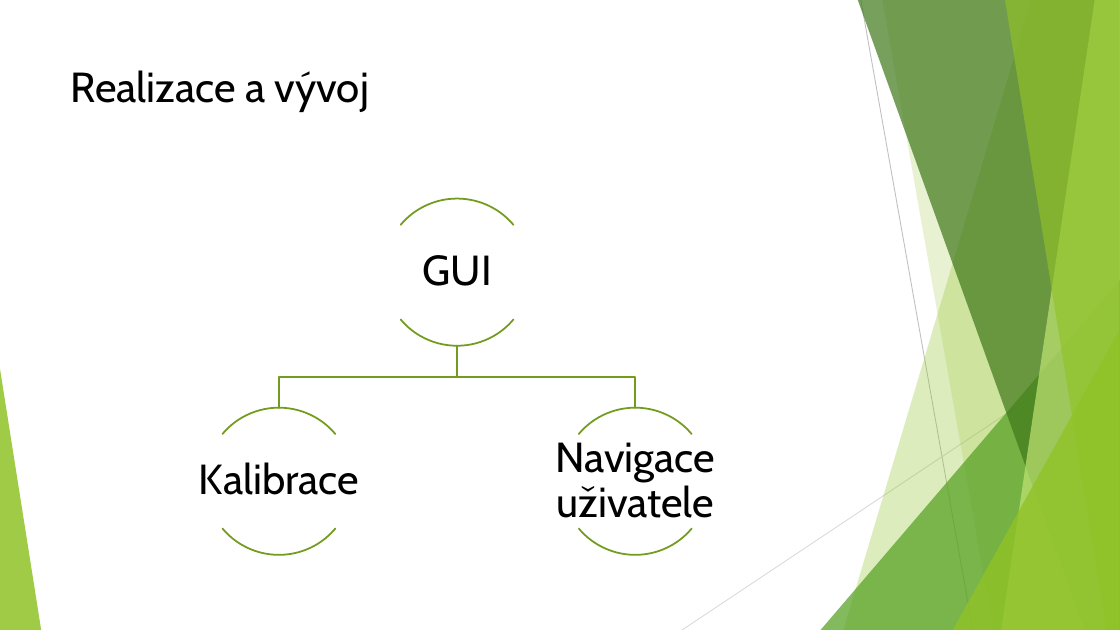
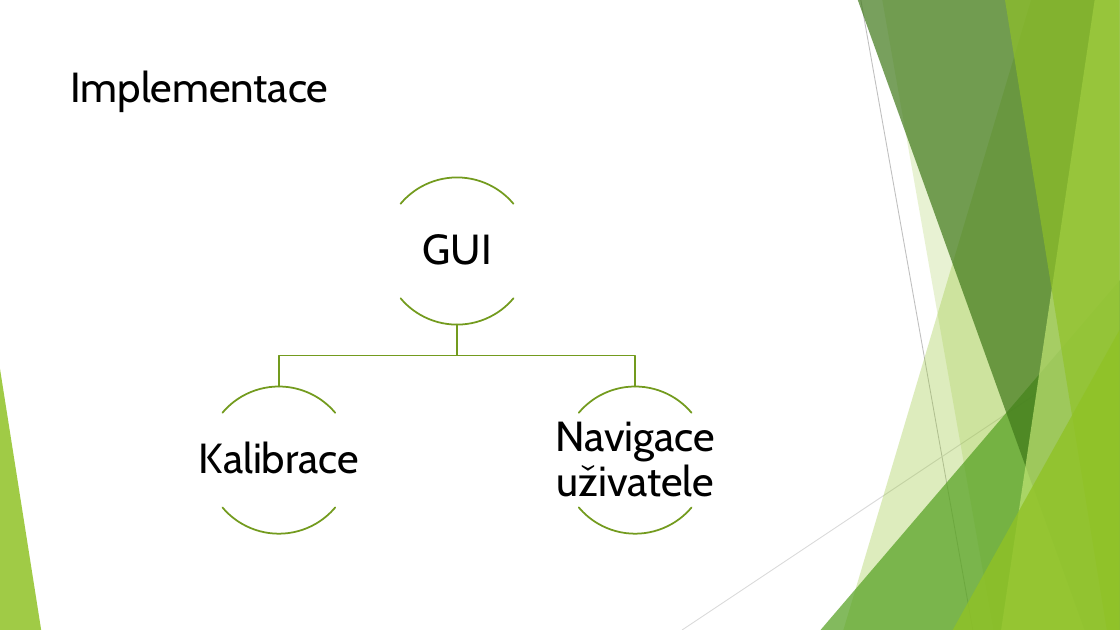
Before and after one commit to xcerve16/re-photografing, a slide deck: slide 5 of doc/ISP_prezentace.pptx (slide 4 before the commit). Drawn at 1120x630 pixels with LibreOffice and Linux fonts; fonts in the diff are those of the drawing. Boxes give left, top, right and bottom in pixels: in the first picture for what was removed or moved away, otherwise in the second. Text is boxed around its words. In the diff, an @@ line names an element or a change of style, - is before the commit and + after.

```diff
--- a/doc/ISP_prezentace.pptx
+++ b/doc/ISP_prezentace.pptx
@@ title at [71, 70, 329, 112]: text changed @@
-Realizace a vývoj
+Implementace
@@ 6 arc (boxed as its full ellipse)s, 3 texts, 2 freeform shapes: place and size @@
-6 arc (boxed as its full ellipse)s, 3 texts, 2 freeform shapes at [199, 198, 715, 555]
+6 arc (boxed as its full ellipse)s, 3 texts, 2 freeform shapes at [199, 177, 715, 534]
```
Also in this commit, not shown: 4 other slides changed, 2 slides added, 12 other files.
